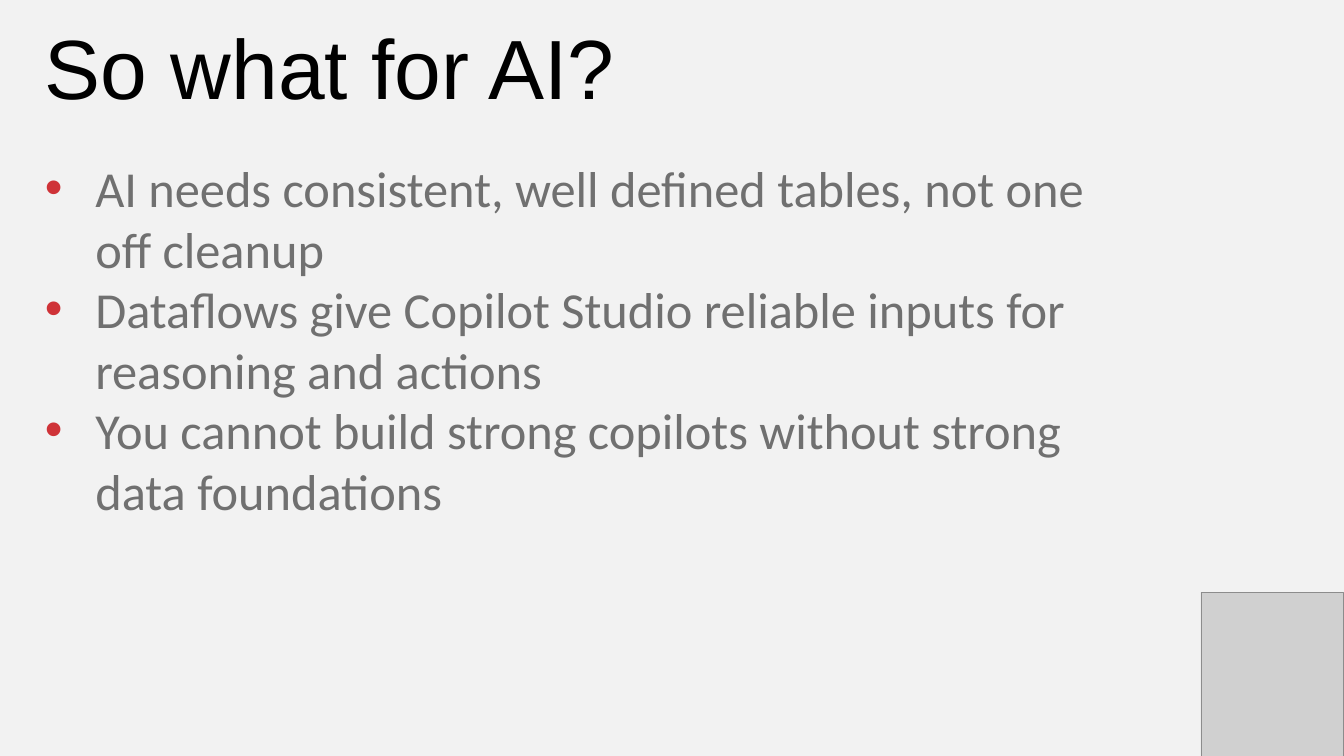
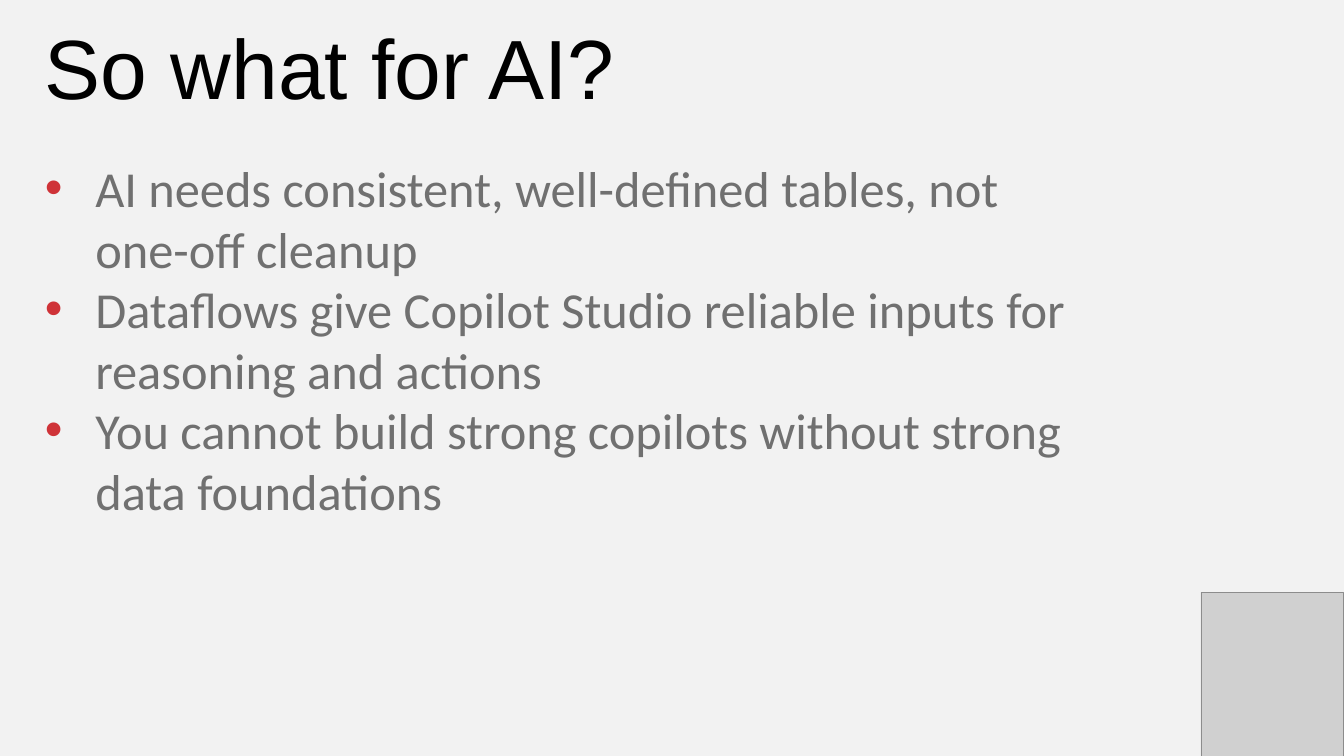
Before and after one commit to stringfestdata/ai-for-excel-in-a-week, a slide deck: slide 7 of day-2-power-query-and-dataflows/day-2-power-query-dataflows.pptx. Drawn at 1344x756 pixels with LibreOffice and Linux fonts; fonts in the diff are those of the drawing; grey boxes stand for pictures. Boxes give left, top, right and bottom in pixels: in the first picture for what was removed or moved away, otherwise in the second. Text is boxed around its words. In the diff, an @@ line names an element or a change of style, - is before the commit and + after.

```diff
--- a/day-2-power-query-and-dataflows/day-2-power-query-dataflows.pptx
+++ b/day-2-power-query-and-dataflows/day-2-power-query-dataflows.pptx
@@ text at [95,172,998,276]: text changed @@
-• AI needs consistent, well defined tables, not one off cleanup
+• AI needs consistent, well-defined tables, not one-off cleanup
```
Also in this commit, not shown: 1 other slide changed, 6 other files.
